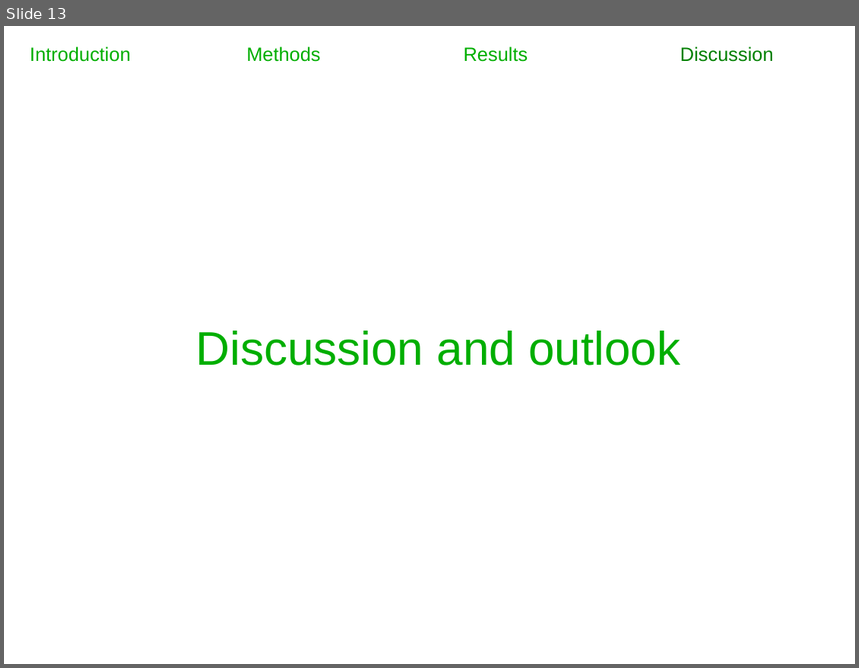
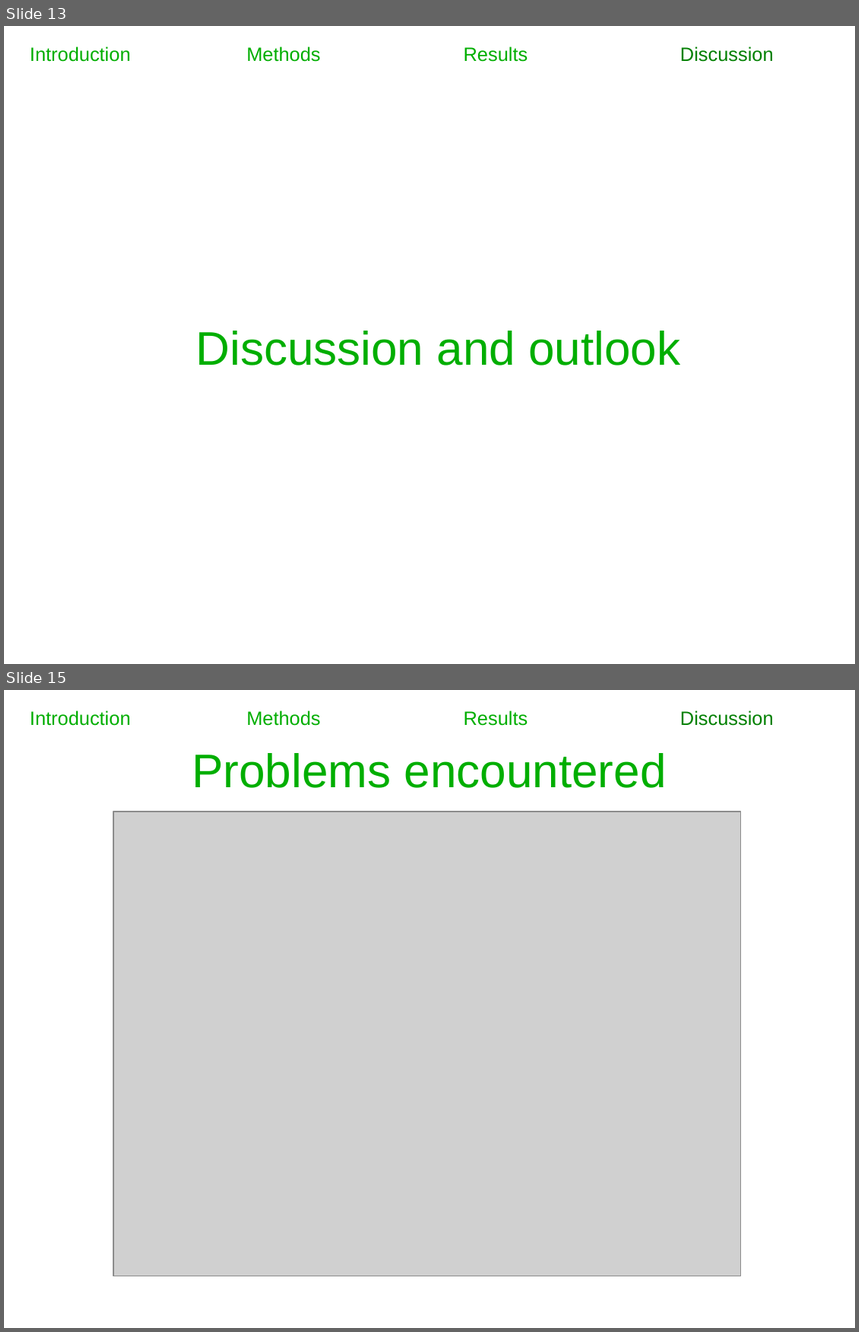
Before and after one commit to hermann-p/yatsunenko-2012-microbiome, a slide deck: methods_talk/talk2.odp. Shown one above the other, each under a label of ours: slide 13 before the commit, slides 13 and 15 after it; the slides between them are not shown. The pictures are 859x668 and 859x1332 pixels, drawn with LibreOffice and Linux fonts; fonts in the diff are those of the drawing; grey boxes stand for pictures; background and template pictures are left out. Boxes give left, top, right and bottom in pixels: in the first picture for what was removed or moved away, otherwise in the second. Text is boxed around its words. In the diff, an @@ line names an element or a change of style, - is before the commit and + after.

Commit message:
final version of methods talk

```diff
--- a/methods_talk/talk2.odp
+++ b/methods_talk/talk2.odp
@@ slide 15 added at [4, 690, 855, 1328], background picture (left out) @@
@@ text added at [30, 711, 131, 726], 18 pt, text #00AE00 @@
+Introduction
@@ text added at [246, 711, 320, 726], 18 pt, text #00AE00 @@
+Methods
@@ text added at [464, 711, 528, 726], 18 pt, text #00AE00 @@
+Results
@@ text added at [680, 711, 774, 726], 18 pt, text #008000 @@
+Discussion
@@ title added at [192, 753, 667, 788], 44 pt, text #00AE00 @@
+Problems encountered
@@ picture added at [113, 812, 741, 1276] @@
```
Also in this commit, not shown: 2 slides changed, 2 other slides added, 1 slide removed.
